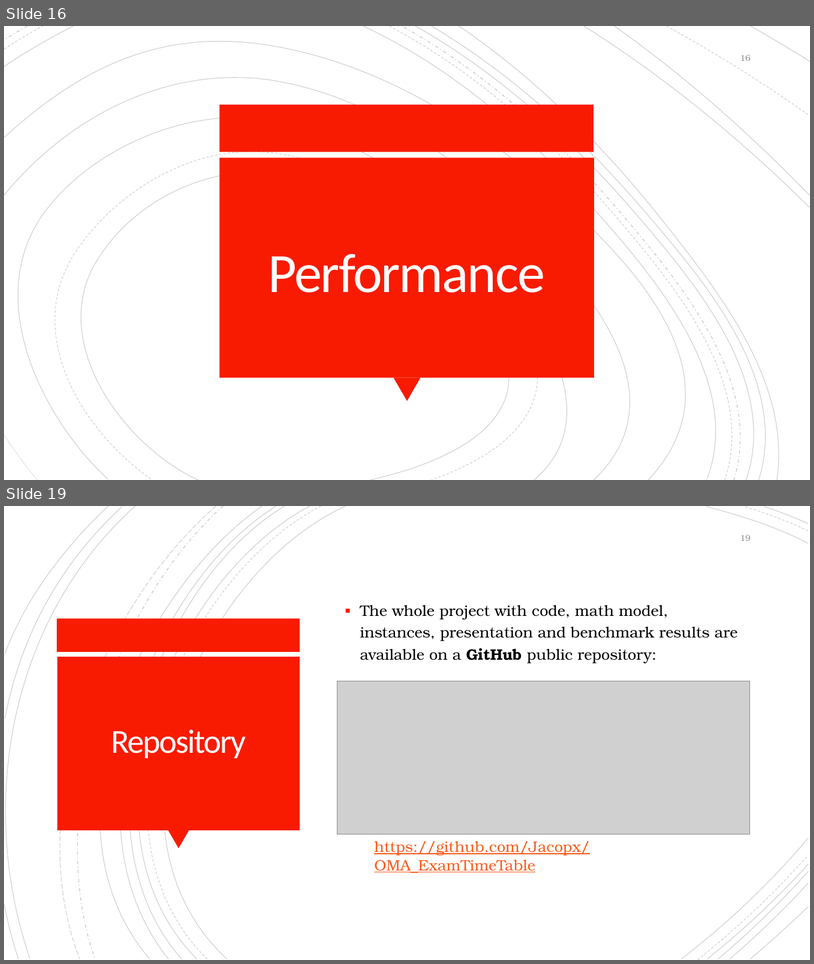
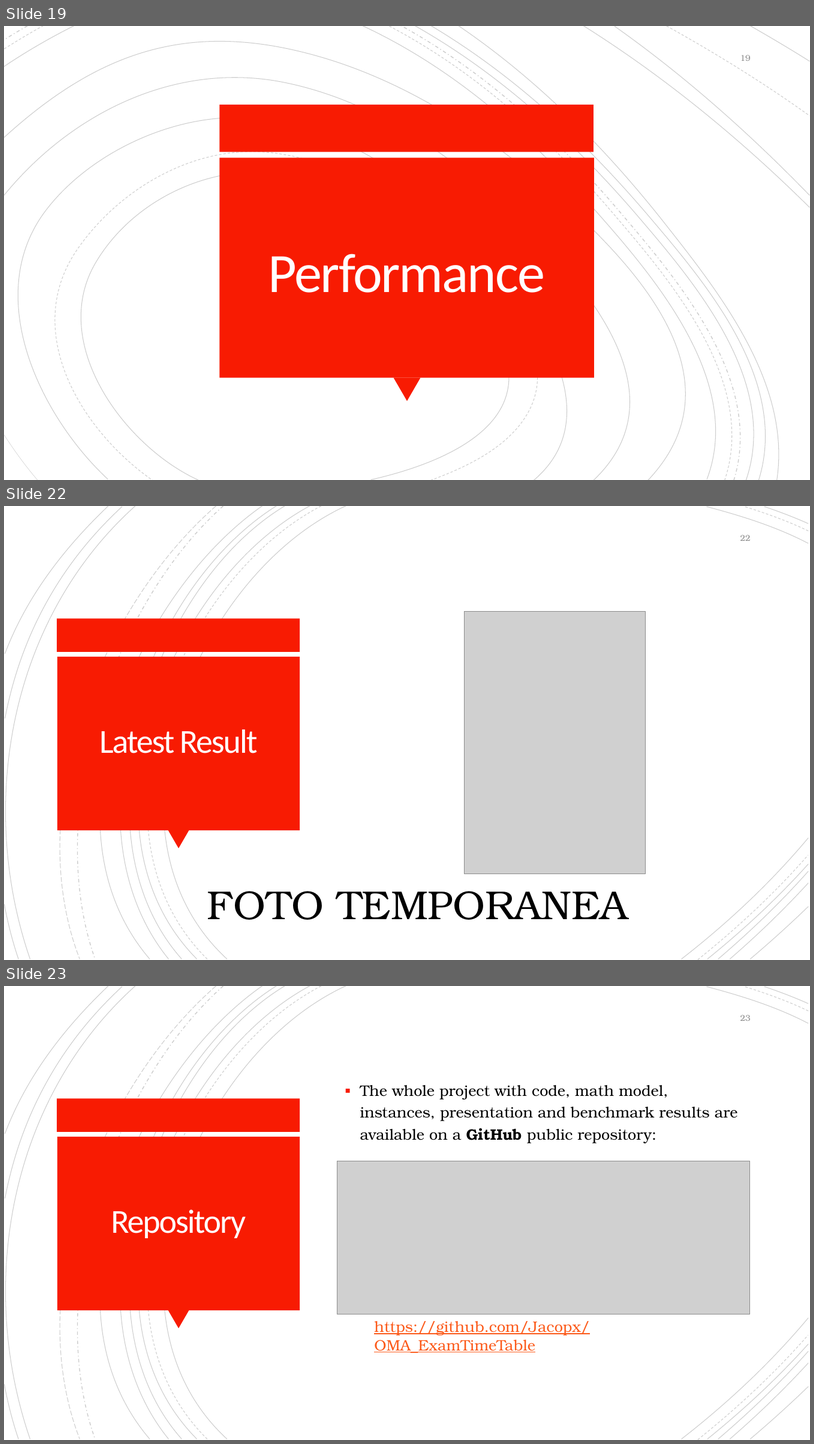
Before and after one commit to Jacopx/OMA_ExamTimeTable, a slide deck: PowerPoint/OMA-MZ_03-Presentation.pptx. Shown one above the other, each under a label of ours: slides 16 and 19 before the commit, slides 19, 22 and 23 after it; the slides between them are not shown. The pictures are 814x964 and 814x1444 pixels, drawn with LibreOffice and Linux fonts; fonts in the diff are those of the drawing; grey boxes stand for pictures. Boxes give left, top, right and bottom in pixels: in the first picture for what was removed or moved away, otherwise in the second. Text is boxed around its words. In the diff, an @@ line names an element or a change of style, - is before the commit and + after.

```diff
--- a/PowerPoint/OMA-MZ_03-Presentation.pptx
+++ b/PowerPoint/OMA-MZ_03-Presentation.pptx
@@ slide 22 added at [4,506,810,960], background #FFFFFF; not listed: 24 template elements that a slide beside it also shows @@
@@ page number added at [741,535,751,541], 10 pt, text #8C8C8C @@
+22
@@ picture added at [465,612,646,874] @@
@@ title added at [99,729,258,753], 40 pt, text #FFFEFF @@
+Latest Result
@@ text added at [207,891,628,919], 48 pt, text #000000 @@
+FOTO TEMPORANEA
@@ what was slide 16 is now slide 19 @@
@@ page number at [741,55,751,61]: text changed @@
-16
+19
@@ what was slide 19 is now slide 23 @@
@@ page number at [741,1015,751,1021]: text changed @@
-19
+23
```
Also in this commit, not shown: 1 slide changed, 3 other slides added, 3 other files.
